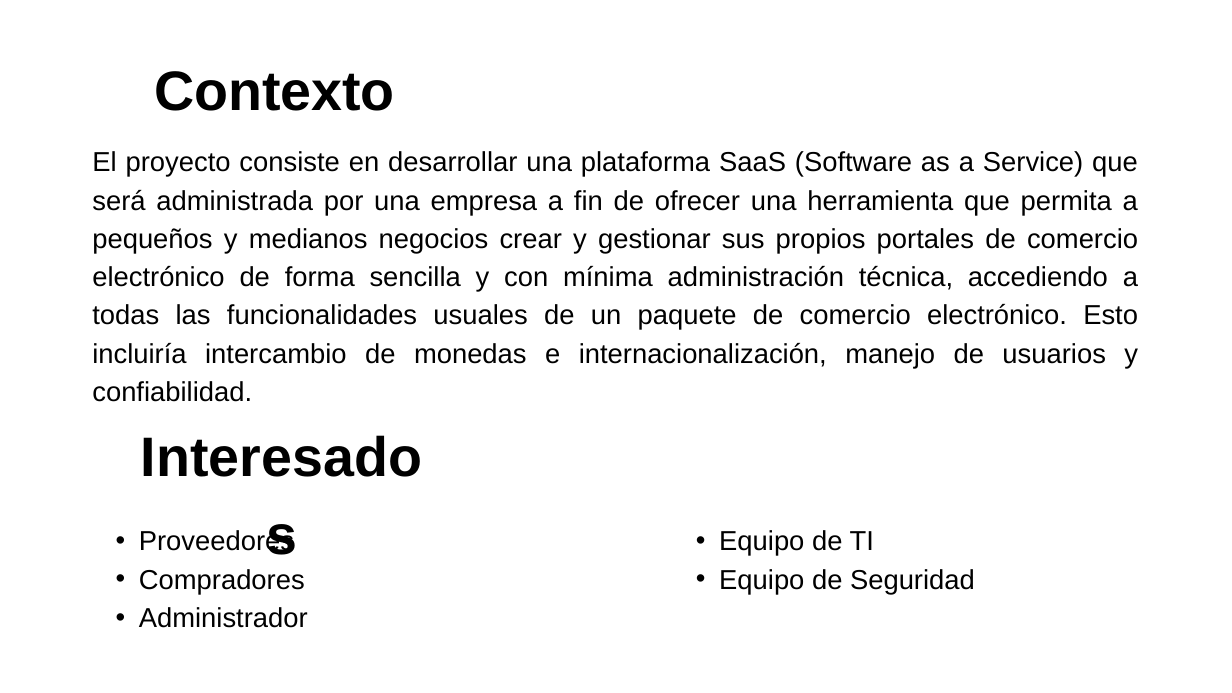
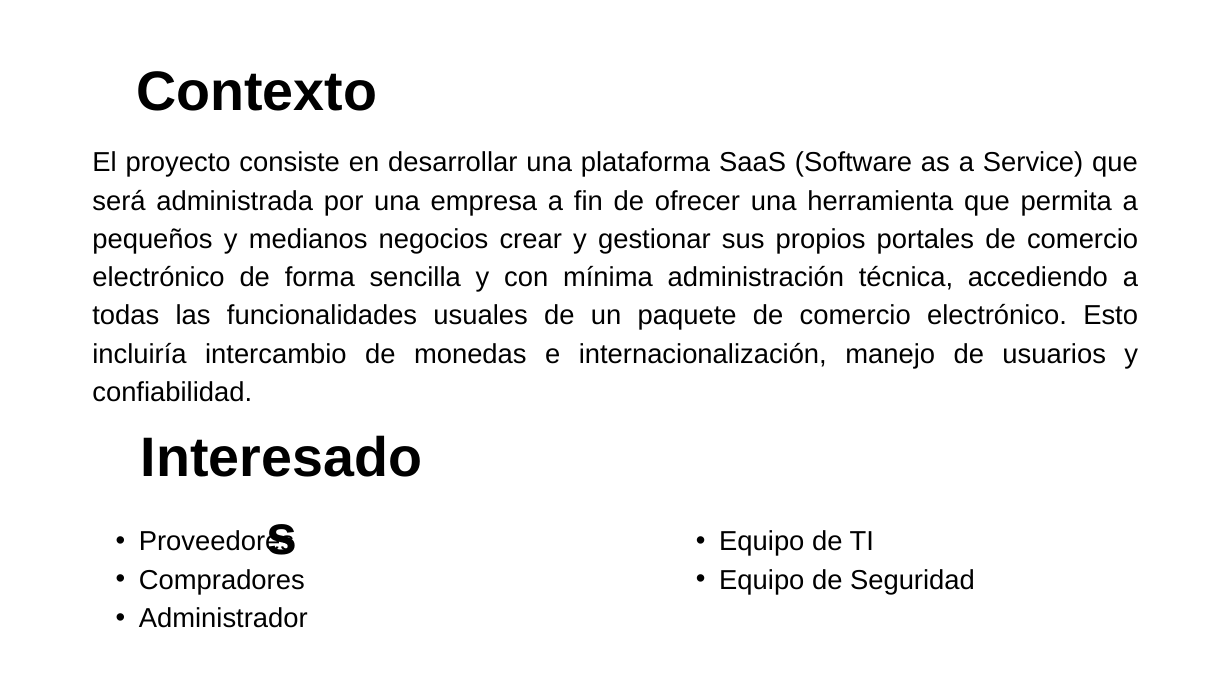
Before and after one commit to Jucer74/SoftwareArchitecture, a slide deck: slide 3 of Project/Documents/Buyee.pptx. Drawn at 1232x693 pixels with LibreOffice and Linux fonts; fonts in the diff are those of the drawing. Boxes give left, top, right and bottom in pixels: in the first picture for what was removed or moved away, otherwise in the second. Text is boxed around its words. In the diff, an @@ line names an element or a change of style, - is before the commit and + after.

Commit message:
pptx changed

```diff
--- a/Project/Documents/Buyee.pptx
+++ b/Project/Documents/Buyee.pptx
@@ text "Contexto": place and size @@
-text "Contexto" at (154,71,395,111)
+text "Contexto" at (136,71,377,111)
```
Also in this commit, not shown: 1 other slide changed.
